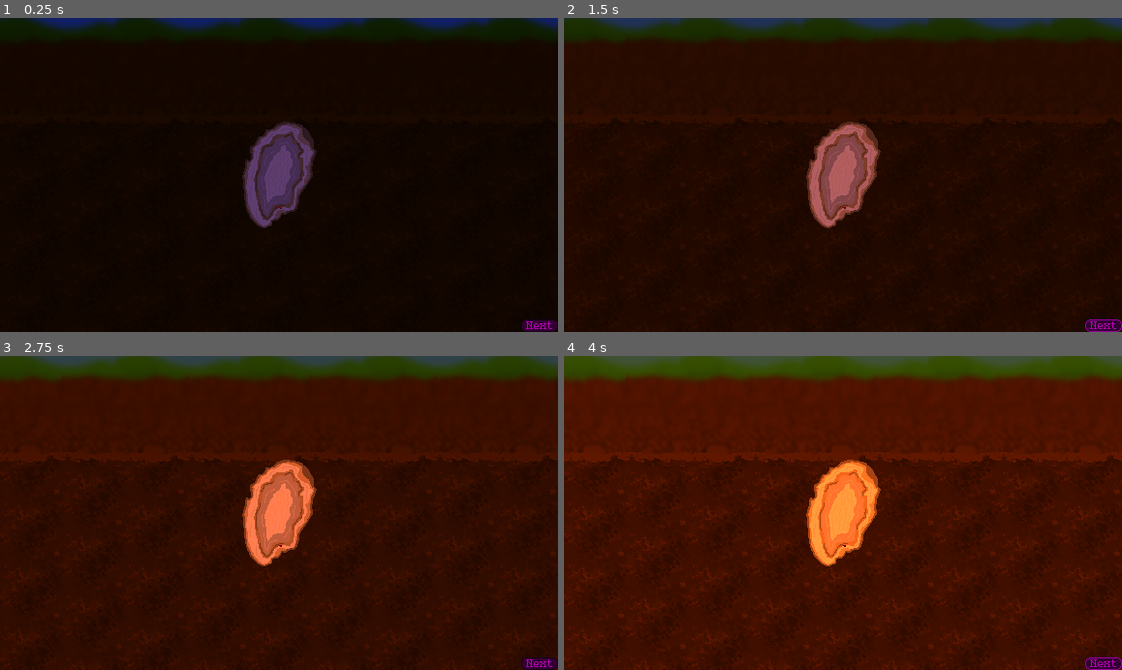
Above: before the commit, frames 1-4 (two rows, left to right).
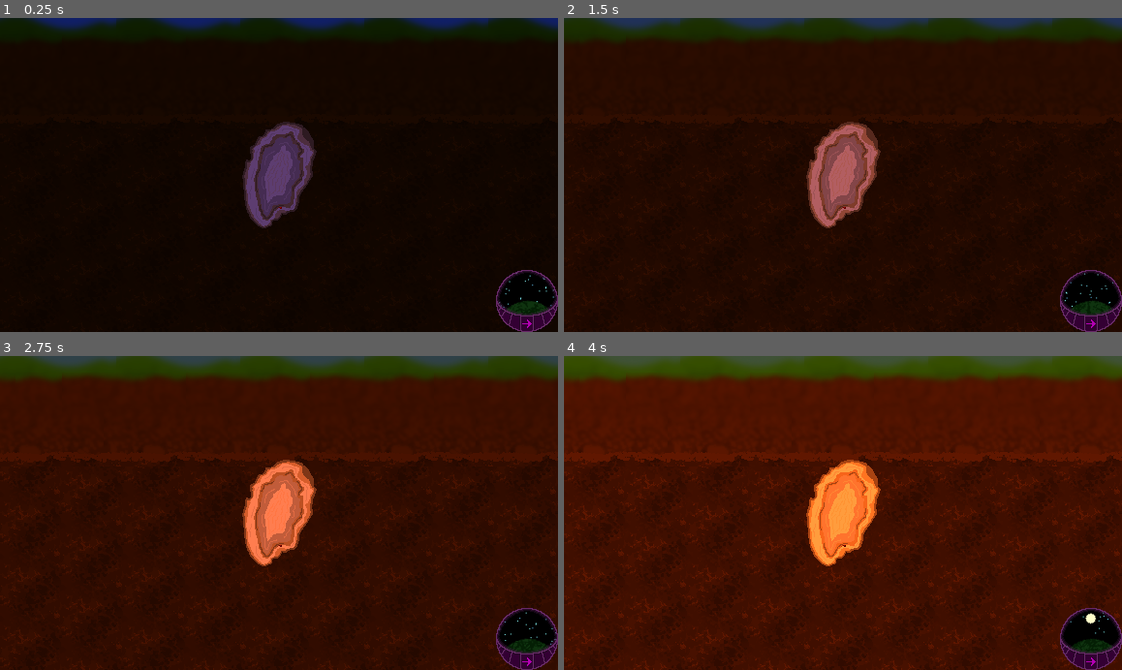
Above: after the commit, the same moments.

Repository: dragonryan06/trellis
Game: Godot game, scene res://test_world.tscn
Two runs of this game, one before a commit and one after it. Both use one fixed random seed, a clock stepped at 60 frames per second and the inputs below.
Inputs (mouse positions are in pixels of both pictures, inside the frame that each line leads up to):
- Up to frame 1 (0.25 s): no input
- Up to frame 2 (1.5 s): click (1105, 325) at 0.5 s, where only the run before the commit has a clickable "Next"; click (1105, 325) at 1.25 s, where only the run before the commit has a clickable "Next"
- Up to frame 3 (2.75 s): click (524, 638) at 2.02 s
- Up to frame 4 (4 s): click (1088, 638) at 2.77 s; click (1105, 663) at 3.5 s, where only the run before the commit has a clickable "Next"

The runs differ from the first frame. In frame 1, 1.0% of the frame differs, in the area x 88-100%, y 80-100%; in frame 2, 1.6%; in frame 3, 1.7%; in frame 4, 1.7%.

Commit message:
Prototype turn indicator/next turn button

Diff:
--- /dev/null
+++ b/hud/circle_mask.gdshader
@@ -0,0 +1,7 @@
+shader_type canvas_item;
+
+void fragment(){
+    COLOR = texture(TEXTURE, UV);
+
+    COLOR.a = 1.0 - round(distance(UV, vec2(0.5, 0.5)));
+}
--- /dev/null
+++ b/hud/next_turn_button.gd
@@ -0,0 +1,4 @@
+extends TextureButton
+
+func _process(delta: float) -> void:
+	$SubViewportContainer/SubViewport/Icon.rotation += 0.01
--- /dev/null
+++ b/hud/next_turn_button.tscn
@@ -0,0 +1,58 @@
+[gd_scene format=3 uid="uid://bnmy137bcgfqg"]
+
+[ext_resource type="Texture2D" uid="uid://dyn7pvia170av" path="res://hud/turn_indicator.png" id="1_by1wf"]
+[ext_resource type="Shader" uid="uid://bppuj1cw7qx3m" path="res://hud/circle_mask.gdshader" id="2_boec7"]
+[ext_resource type="Script" uid="uid://qttdus02d156" path="res://hud/next_turn_button.gd" id="2_r64sh"]
+[ext_resource type="Texture2D" uid="uid://bqmk7w2ija2tp" path="res://hud/stars.png" id="4_boec7"]
+
+[sub_resource type="InputEventKey" id="InputEventKey_boec7"]
+device = -1
+keycode = 4194309
+
+[sub_resource type="Shortcut" id="Shortcut_r64sh"]
+events = [SubResource("InputEventKey_boec7")]
+
+[sub_resource type="ShaderMaterial" id="ShaderMaterial_ht4nn"]
+shader = ExtResource("2_boec7")
+
+[node name="NextTurnButton" type="TextureButton" unique_id=1448396172]
+anchors_preset = 3
+anchor_left = 1.0
+anchor_top = 1.0
+anchor_right = 1.0
+anchor_bottom = 1.0
+offset_left = -32.0
+offset_top = -32.0
+grow_horizontal = 0
+grow_vertical = 0
+tooltip_text = "Dawn 1"
+shortcut = SubResource("Shortcut_r64sh")
+shortcut_in_tooltip = false
+texture_normal = ExtResource("1_by1wf")
+script = ExtResource("2_r64sh")
+
+[node name="SubViewportContainer" type="SubViewportContainer" parent="." unique_id=460282746]
+show_behind_parent = true
+material = SubResource("ShaderMaterial_ht4nn")
+layout_mode = 1
+anchors_preset = 8
+anchor_left = 0.5
+anchor_top = 0.5
+anchor_right = 0.5
+anchor_bottom = 0.5
+offset_left = -16.0
+offset_top = -16.0
+offset_right = 16.0
+offset_bottom = 16.0
+grow_horizontal = 2
+grow_vertical = 2
+
+[node name="SubViewport" type="SubViewport" parent="SubViewportContainer" unique_id=752412047]
+transparent_bg = true
+handle_input_locally = false
+size = Vector2i(64, 64)
+render_target_update_mode = 4
+
+[node name="Icon" type="Sprite2D" parent="SubViewportContainer/SubViewport" unique_id=1760147962]
+position = Vector2(33, 64)
+texture = ExtResource("4_boec7")
--- a/test_world.tscn
+++ b/test_world.tscn
@@ -11,6 +11,7 @@
 [ext_resource type="Texture2D" uid="uid://c2xvty6q1f2dq" path="res://backdrop/dirt_surface_3.png" id="4_uu1iw"]
 [ext_resource type="Texture2D" uid="uid://bigjmp61udysq" path="res://backdrop/hills.png" id="5_4tg7h"]
 [ext_resource type="PackedScene" uid="uid://is0paf2w24vv" path="res://generation/soil_resources.tscn" id="11_5457m"]
+[ext_resource type="PackedScene" uid="uid://bnmy137bcgfqg" path="res://hud/next_turn_button.tscn" id="12_ivea3"]
 
 [sub_resource type="Animation" id="Animation_jvck6"]
 length = 0.001
@@ -305,6 +306,7 @@
 [node name="HUD" type="CanvasLayer" parent="." unique_id=830647743]
 
 [node name="NextTurn" type="Button" parent="HUD" unique_id=563725011]
+visible = false
 anchors_preset = 3
 anchor_left = 1.0
 anchor_top = 1.0
@@ -321,4 +323,6 @@
 shortcut = SubResource("Shortcut_ivea3")
 text = "Next"
 
+[node name="NextTurnButton" parent="HUD" unique_id=1448396172 instance=ExtResource("12_ivea3")]
+
 [connection signal="pressed" from="HUD/NextTurn" to="." method="_on_next_turn_pressed"]
Not shown, added: hud/circle_mask.gdshader.uid
Not shown, added: hud/next_turn_button.gd.uid
Binary file added: hud/stars.png
Not shown, added: hud/stars.png.import
Binary file added: hud/turn_indicator.png
Not shown, added: hud/turn_indicator.png.import
